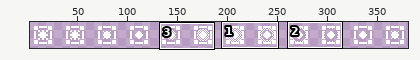
Two versions of one sprite sheet, Assets/Sprites/Environments/meteor.png. Above, an overview of the earlier version with the close-up marked.
Close-up. As it was:
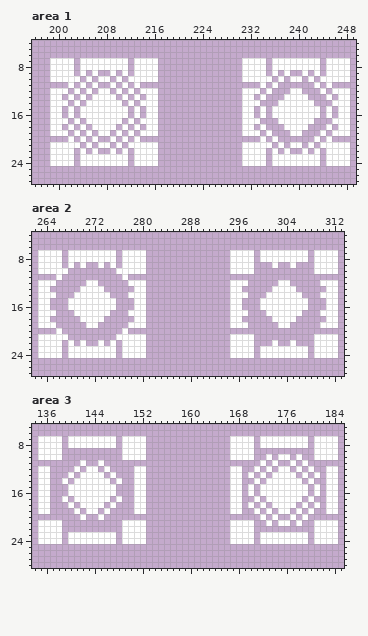
The file is 384x32 pixels. Shown: area 1: x 196..249, y 4..27; area 2: x 262..313, y 4..27; area 3: x 134..185, y 5..28. The wide view leaves out empty margins. The commit also changed other parts of the picture, which this record leaves out.
The same view after the edit:
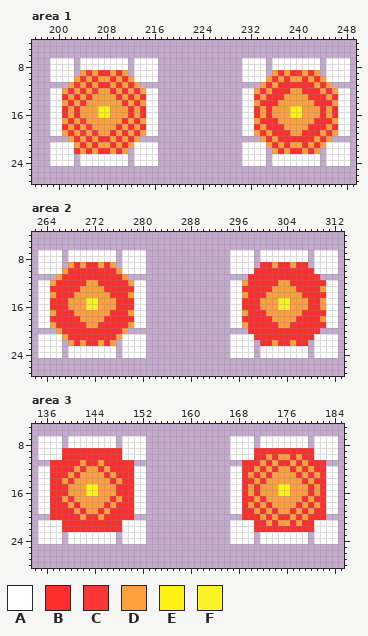
Palette (. is transparent): A #ffffff  B #ff2e2e  C #fb3636  D #ff9f3d  E #fff116  F #fff225
Difference:
Area 1:
y 9: x 204..211 A.A..A.A -> DCDBBDBD; x 236..243 A.A..A.A -> DBDBCDBD
y 10: x 203..212 A.A.AA.A.A -> DCDBDDBDBD; x 235..244 A.A.AA.A.A -> DBDBDDBDBD
y 11: x 202..213 A.A.A..A.A.A -> DCDBDBBDBDBD; x 234..245 A.A......A.A -> DBDBBBBBBDBD
y 12: x 201..214 A.A.A.AA.A.A.A -> DBDBDCDDBDBDBD; x 233..246 A.A...AA...A.A -> DBDBBBDDBBBDBD
y 13: x 201..214 .A.A.AAAA.A.A. -> BDBDBDDDDBDBDB; x 233..246 .A...AAAA...A. -> BDBBBDDDDBBBDB
y 14: x 201..214 A.A.AAAAAA.A.A -> DBDBDDDDDDBDBD; x 233..246 A...AAAAAA...A -> DBBBDDDDDDBBBD
y 15..16: x 201..214 .A.AAAAAAAA.A. -> BDBDDDEEDDDBDB; x 233..246 .A.AAAAAAAA.A. -> BDBDDDEEDDDBDB
y 17: x 201..214 A.A.AAAAAA.A.A -> DBDCDDDDDDBDBD; x 233..246 A...AAAAAA...A -> DBBBDDDDDDBBBD
y 18: x 201..214 .A.A.AAAA.A.A. -> BDBDCDDDDBDBDB; x 233..246 .A...AAAA...A. -> BDBBBDDDDBBBDB
y 19: x 201..214 A.A.A.AA.A.A.A -> DBDCDCDDBDBDBD; x 233..246 A.A...AA...A.A -> DBDBBBDDBBBDBD
y 20: x 202..213 A.A.A..A.A.A -> DBDBDBBDBDBD; x 234..245 A.A......A.A -> DBDBBBBBBDBD
y 21: x 203..212 A.A.AA.A.A -> DBDBDDBDBD; x 235..244 A.A.AA.A.A -> DBDBDDBDBD
y 22: x 203..211 .A.A..A.A -> BDBDBBDBD; x 236..243 A.A..A.A -> DBDBBDBD
Area 2:
y 9: x 268..275 A.A..A.A -> DBDBBDBD; x 300..307 ..A..A.. -> BBDBBDBB
y 10: x 267..276 A........A -> DBBBBBBBBD; x 299..308 .......... -> BBBBBBBBBB
y 11: x 266..277 A..........A -> DBBBBBBBBBBD; x 298..309 ............ -> BBBBBBBBBBBB
y 12: x 265..278 A.....AA.....A -> DBBBBBDDBBBBBD; x 297..310 A.....AA.....A -> DBBBBBDDBBBBBB
y 13: x 265..278 .....AAAA..... -> BBBBBDDDDBBBBB; x 297..310 .....AAAA..... -> BBBBBDDDDBBBBD
y 14: x 265..278 A...AAAAAA...A -> DBBBDDDDDDBBBD; x 297..310 A...AAAAAA...A -> DBBBDDDDDDBBBB
y 15..16: x 265..278 ...AAAAAAAA... -> BBBDDDFFDDDBBB; x 297..310 ...AAAAAAAA... -> BBBDDDFFDDDBBD
y 17: x 265..278 A...AAAAAA...A -> DBBBDDDDDDBBBD; x 297..310 A...AAAAAA...A -> DBBBDDDDDDBBBB
y 18: x 265..278 .....AAAA..... -> BBBBBDDDDBBBBB; x 297..310 .....AAAA..... -> BBBBBDDDDBBBBD
y 19: x 265..278 A.....AA.....A -> DBBBBBDDBBBBBD; x 297..310 A.....AA.....A -> DBBBBBDDBBBBBB
y 20: x 266..277 A..........A -> DBBBBBBBBBBD; x 298..309 ............ -> BBBBBBBBBBBB
y 21: x 267..276 A........A -> DBBBBBBBBD; x 299..308 .......... -> BBBBBBBBBB
y 22: x 268..275 A.A..A.A -> DBDBBDBD; x 300..307 ..A..A.. -> BBDBBDBB
Area 3:
y 9: x 139..148 .......... -> BBBBBBBBBB; x 171..180 .......... -> BBBBBBBBBB
y 10: x 139..148 .......... -> BBBBBBBBBB; x 171..180 ..A.AA.A.. -> BBDBDDBDBB
y 11: x 137..150 .....A..A..... -> BBBBBDBBDBBBBB; x 169..182 ...A.A..A.A... -> BBBDBDBBDBDBBB
y 12: x 137..150 ....A.AA.A.... -> BBBBDBDDBDBBBB; x 169..182 ..A.A.AA.A.A.. -> BBDBDBDDBDBDBB
y 13: x 137..150 ...A.AAAA.A... -> BBBDBDDDDBDBBB; x 169..182 .A.A.AAAA.A.A. -> BDBDBDDDDBDBDB
y 14: x 137..150 ..A.AAAAAA.A.. -> BBDBDDDDDDBDBB; x 169..182 ..A.AAAAAA.A.. -> BBDBDDDDDDBDBB
y 15..16: x 137..150 ...AAAAAAAA... -> BBBDDDEEDDDBBB; x 169..182 .A.AAAAAAAA.A. -> BDBDDDEEDDDBDB
y 17: x 137..150 ..A.AAAAAA.A.. -> BBDBDDDDDDBDBB; x 169..182 ..A.AAAAAA.A.. -> BBDBDDDDDDBDBB
y 18: x 137..150 ...A.AAAA.A... -> BBBDBDDDDBDBBB; x 169..182 .A.A.AAAA.A.A. -> BDBDBDDDDBDBDB
y 19: x 137..150 ....A.AA.A.... -> BBBBDBDDBDBBBB; x 169..182 ..A.A.AA.A.A.. -> BBDBDBDDBDBDBB
y 20: x 137..150 .....A..A..... -> BBBBBDBBDBBBBB; x 169..182 ...A.A..A.A... -> BBBDBDBBDBDBBB
y 21: x 139..148 .......... -> BBBBBBBBBB; x 171..180 ..A.AA.A.. -> BBDBDDBDBB
y 22: x 139..148 .......... -> BBBBBBBBBB; x 171..180 .......... -> BBBBBBBBBB
Where, in picture pixels (left, top, right, bottom), the same in both close-ups:
changed: (62, 70, 146, 154)
changed: (254, 70, 338, 154)
changed: (50, 262, 134, 346)
changed: (242, 262, 326, 346)
changed: (50, 448, 134, 532)
changed: (242, 448, 326, 532)
